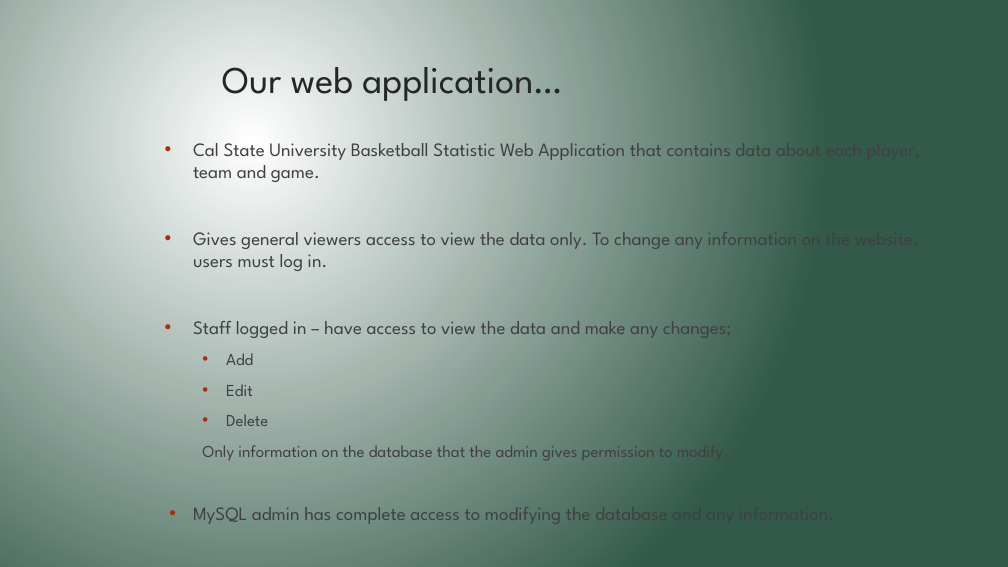
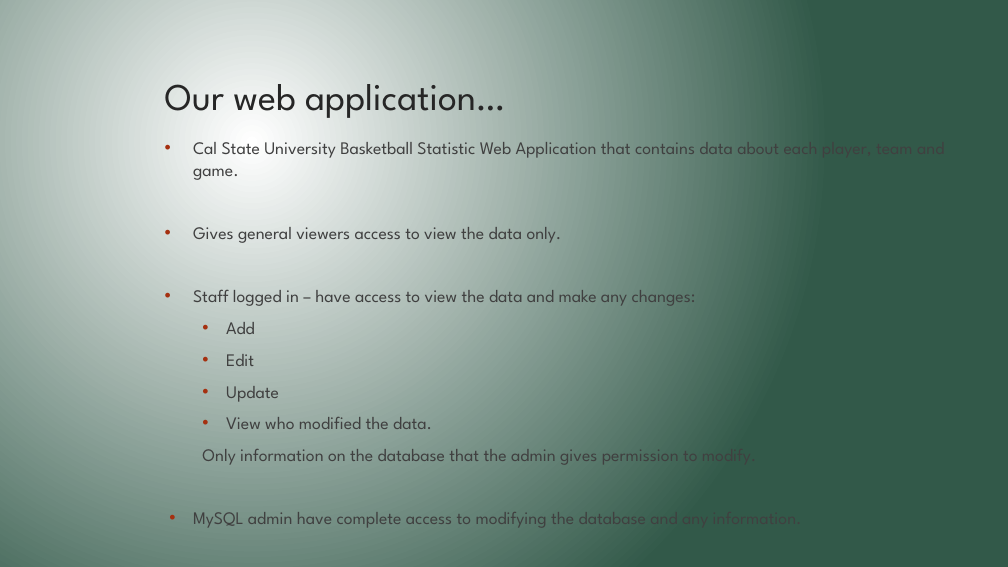
Before and after one commit to cameronmcphie/431FinalProject, a slide deck: slide 2 of documentation/431 Final Project.pptx. Drawn at 1008x567 pixels with LibreOffice and Linux fonts; fonts in the diff are those of the drawing. Boxes give left, top, right and bottom in pixels: in the first picture for what was removed or moved away, otherwise in the second. Text is boxed around its words. In the diff, an @@ line names an element or a change of style, - is before the commit and + after.

```diff
--- a/documentation/431 Final Project.pptx
+++ b/documentation/431 Final Project.pptx
@@ title "Our web application…" moved from (x1=222, y1=67, x2=562, y2=105) to (x1=165, y1=84, x2=505, y2=122) @@
@@ text at (x1=193, y1=142, x2=779, y2=465): size 18 to 16.8 pt in "Cal State University Basketball Statistic Web Application ..."; size 16 to 16.8 pt in "Add", "Edit", "Only information on the database that the ..." @@
@@ text at (x1=193, y1=227, x2=696, y2=306): text changed; size 18 to 16.8 pt @@
-• Gives general viewers access to view the data only. To change any information on the website, users must log in.
-• Staff logged in – have access to view the data and make any changes;
+• Gives general viewers access to view the data only.
+• Staff logged in – have access to view the data and make any changes:
@@ text at (x1=226, y1=386, x2=432, y2=429): text changed; size 16 to 16.8 pt @@
-  • Delete
+  • Update
+  • View who modified the data.
@@ text at (x1=193, y1=504, x2=646, y2=530): text changed; size 18 to 16.8 pt @@
-• MySQL admin has complete access to modifying the database and any information.
+• MySQL admin have complete access to modifying the database and any information.
```
Also in this commit, not shown: 3 other slides changed, 5 slides added, 2 slides removed, 6 other files.
